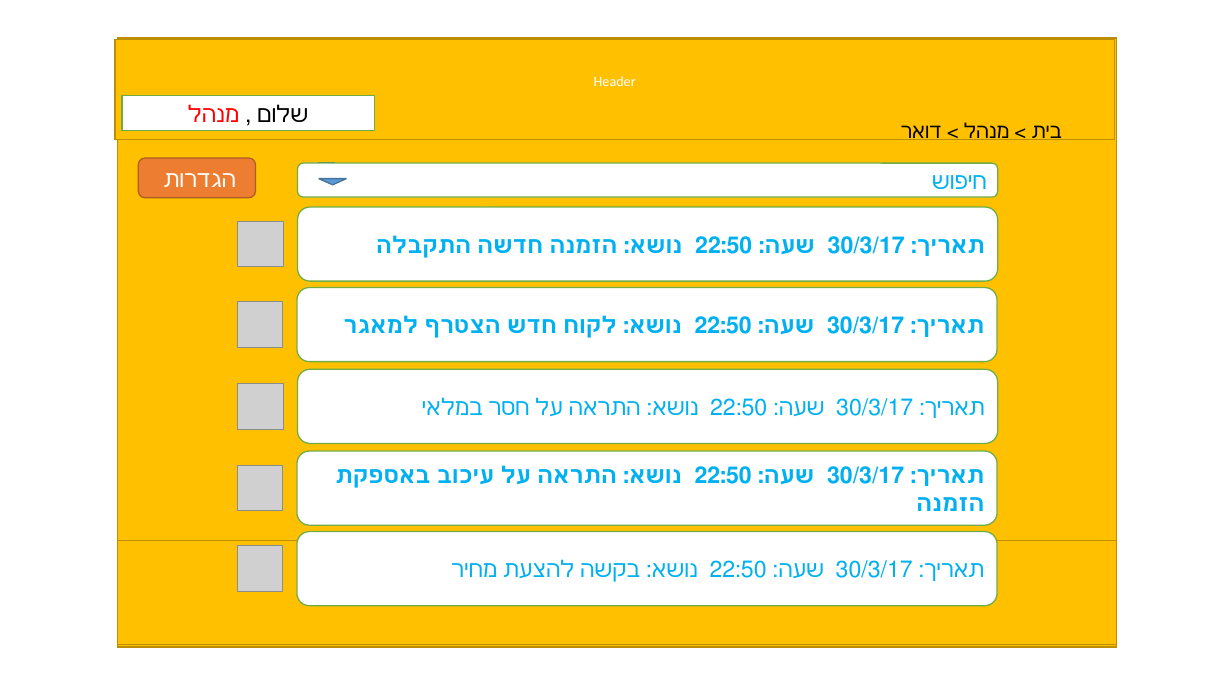
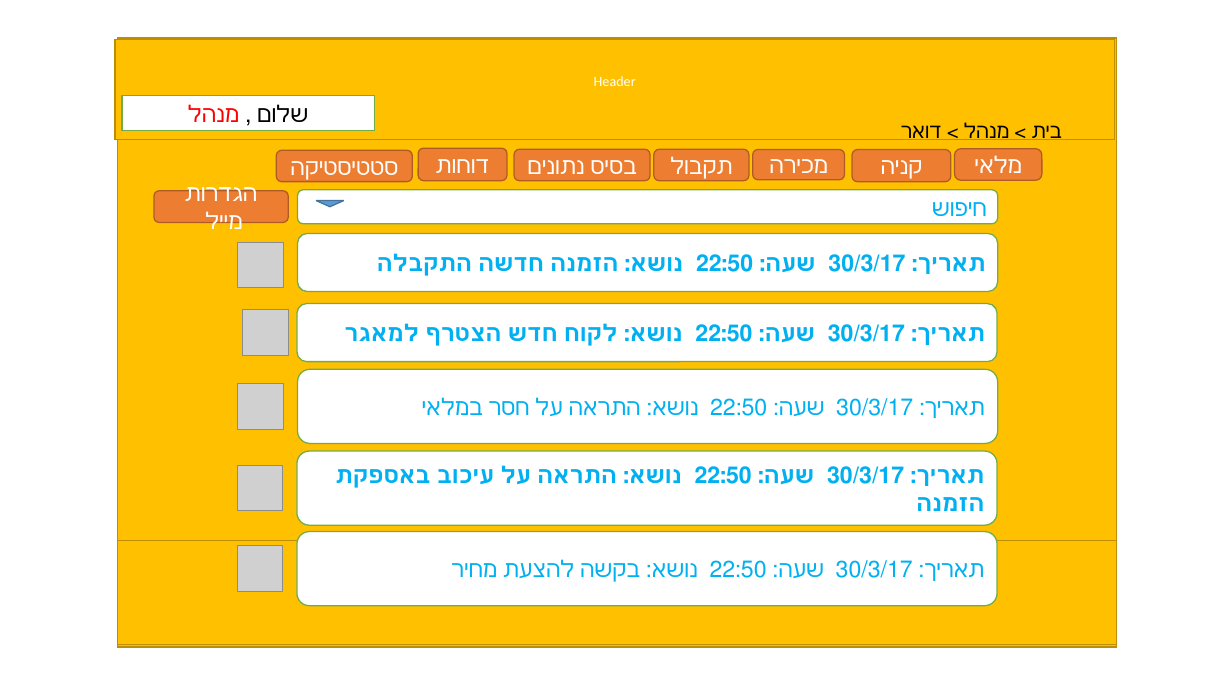
Before and after one commit to michaldror26/Final-Project-2019, a slide deck: slide 31 of ארבעת המינים (4).pptx (slide 36 before the commit). Drawn at 1232x693 pixels with LibreOffice and Linux fonts; fonts in the diff are those of the drawing; grey boxes stand for pictures. Boxes give left, top, right and bottom in pixels: in the first picture for what was removed or moved away, otherwise in the second. Text is boxed around its words. In the diff, an @@ line names an element or a change of style, - is before the commit and + after.

```diff
--- a/ארבעת המינים (4).pptx
+++ b/ארבעת המינים (4).pptx
@@ group added at [276, 148, 1043, 182]: 7 rounded rectangles @@
+מכירה
+קניה
+בסיס נתונים
+סטטיסטיקה
+דוחות
+תקבול
+מלאי
@@ triangle removed at [319, 163, 335, 182] @@
@@ rounded rectangle "הגדרות מייל": place and size @@
-rounded rectangle "הגדרות מייל" at [139, 158, 256, 198]
+rounded rectangle "הגדרות מייל" at [154, 190, 288, 222]
@@ text in rounded rectangle at [185, 183, 257, 229]: text changed @@
-הגדרות
+הגדרות מייל
@@ rounded rectangle "חיפוש": place and size @@
-rounded rectangle "חיפוש" at [298, 164, 998, 198]
+rounded rectangle "חיפוש" at [298, 189, 998, 224]
@@ triangle: place and size @@
-triangle at [319, 178, 347, 185]
+triangle at [316, 201, 344, 207]
@@ rounded rectangle "תאריך: 30/3/17 שעה: 22:50 נושא: ...": place and size @@
-rounded rectangle "תאריך: 30/3/17 שעה: 22:50 נושא: ..." at [298, 207, 998, 281]
+rounded rectangle "תאריך: 30/3/17 שעה: 22:50 נושא: ..." at [298, 234, 998, 292]
@@ picture: place and size @@
-picture at [238, 221, 284, 267]
+picture at [238, 243, 284, 288]
@@ rounded rectangle "תאריך: 30/3/17 שעה: 22:50 נושא: ...": place and size @@
-rounded rectangle "תאריך: 30/3/17 שעה: 22:50 נושא: ..." at [297, 287, 997, 361]
+rounded rectangle "תאריך: 30/3/17 שעה: 22:50 נושא: ..." at [297, 304, 997, 362]
@@ picture: place and size @@
-picture at [238, 301, 284, 348]
+picture at [242, 310, 288, 356]
```
Also in this commit, not shown: 76 other slides changed, 7 slides added, 11 slides removed.
